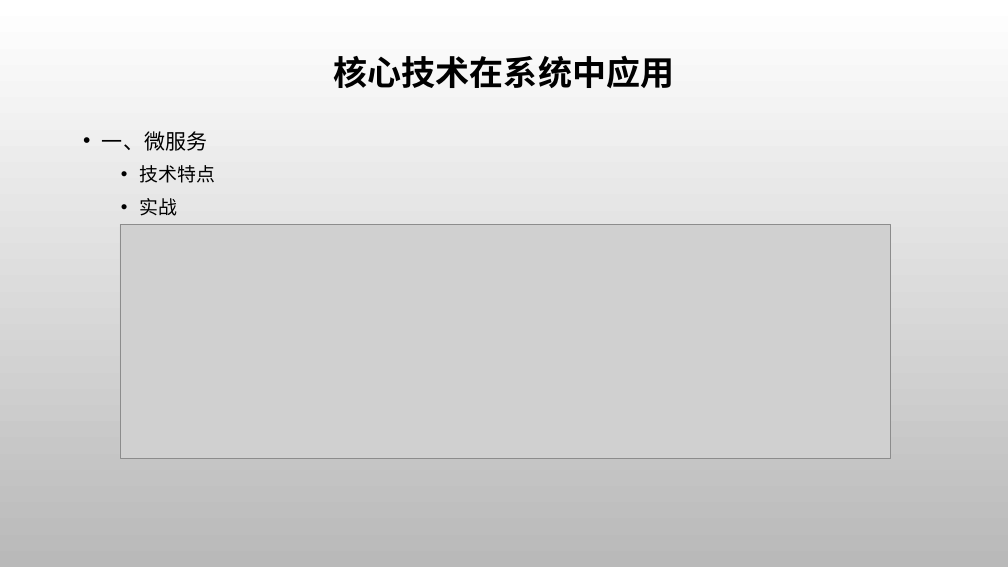
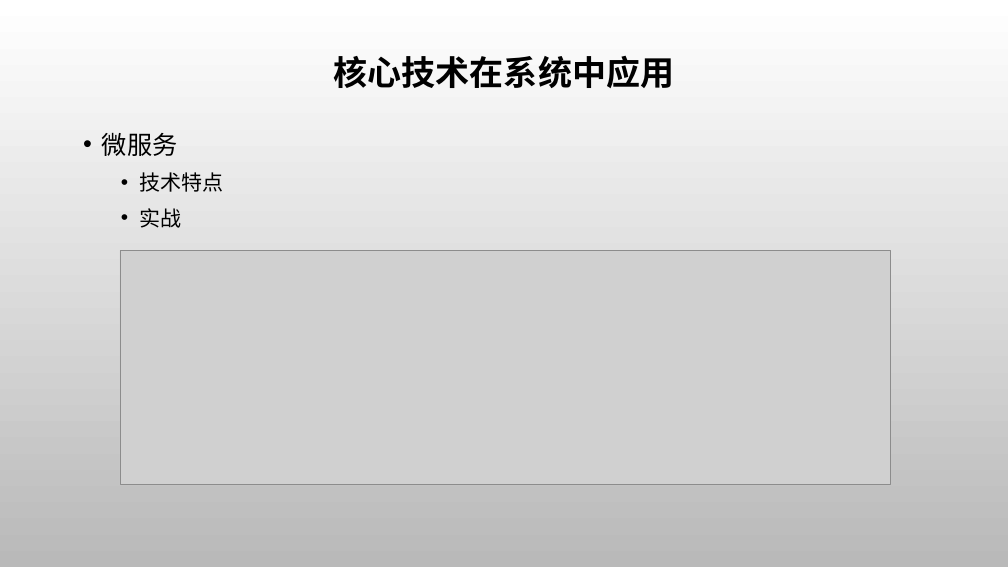
Before and after one commit to ThunderboltLei/BitExams, a slide deck: slide 6 of graduation_design/my_paper/计算机-雷明-毕业答辩.pptx. Drawn at 1008x567 pixels with LibreOffice and Linux fonts; fonts in the diff are those of the drawing; grey boxes stand for pictures; background and template pictures are left out. Boxes give left, top, right and bottom in pixels: in the first picture for what was removed or moved away, otherwise in the second. Text is boxed around its words. In the diff, an @@ line names an element or a change of style, - is before the commit and + after.

```diff
--- a/graduation_design/my_paper/计算机-雷明-毕业答辩.pptx
+++ b/graduation_design/my_paper/计算机-雷明-毕业答辩.pptx
@@ text at bbox=[102, 133, 178, 156]: text changed; size 20 to 24 pt @@
-• 一、微服务
+• 微服务
@@ text at bbox=[140, 172, 224, 228]: size 18 to 20 pt in "技术特点", "实战" @@
@@ picture: place and size @@
-picture at bbox=[120, 224, 892, 458]
+picture at bbox=[120, 250, 892, 485]
```
Also in this commit, not shown: 7 other slides changed, 2 slides added, 2 slides removed.
